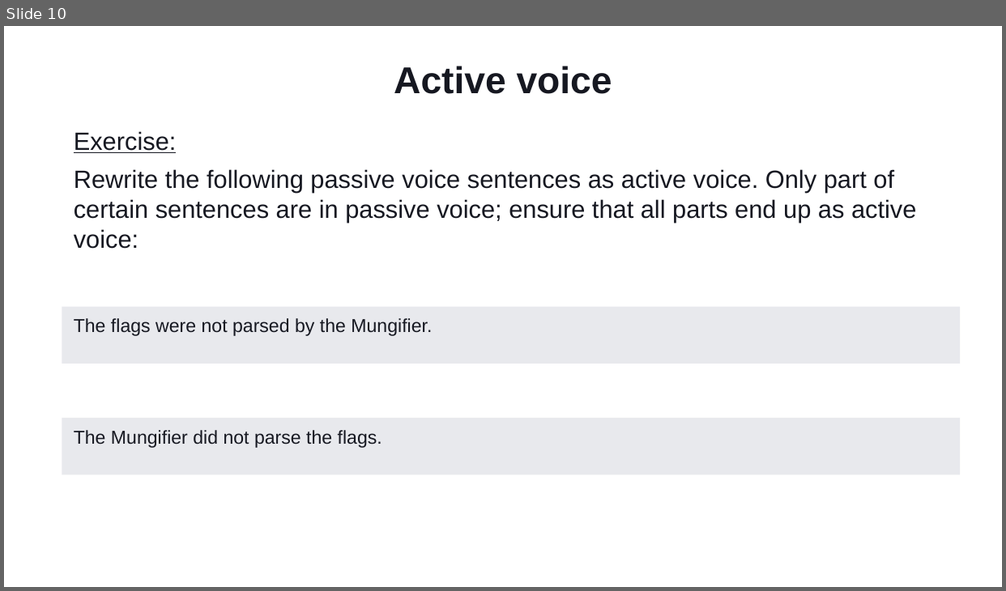
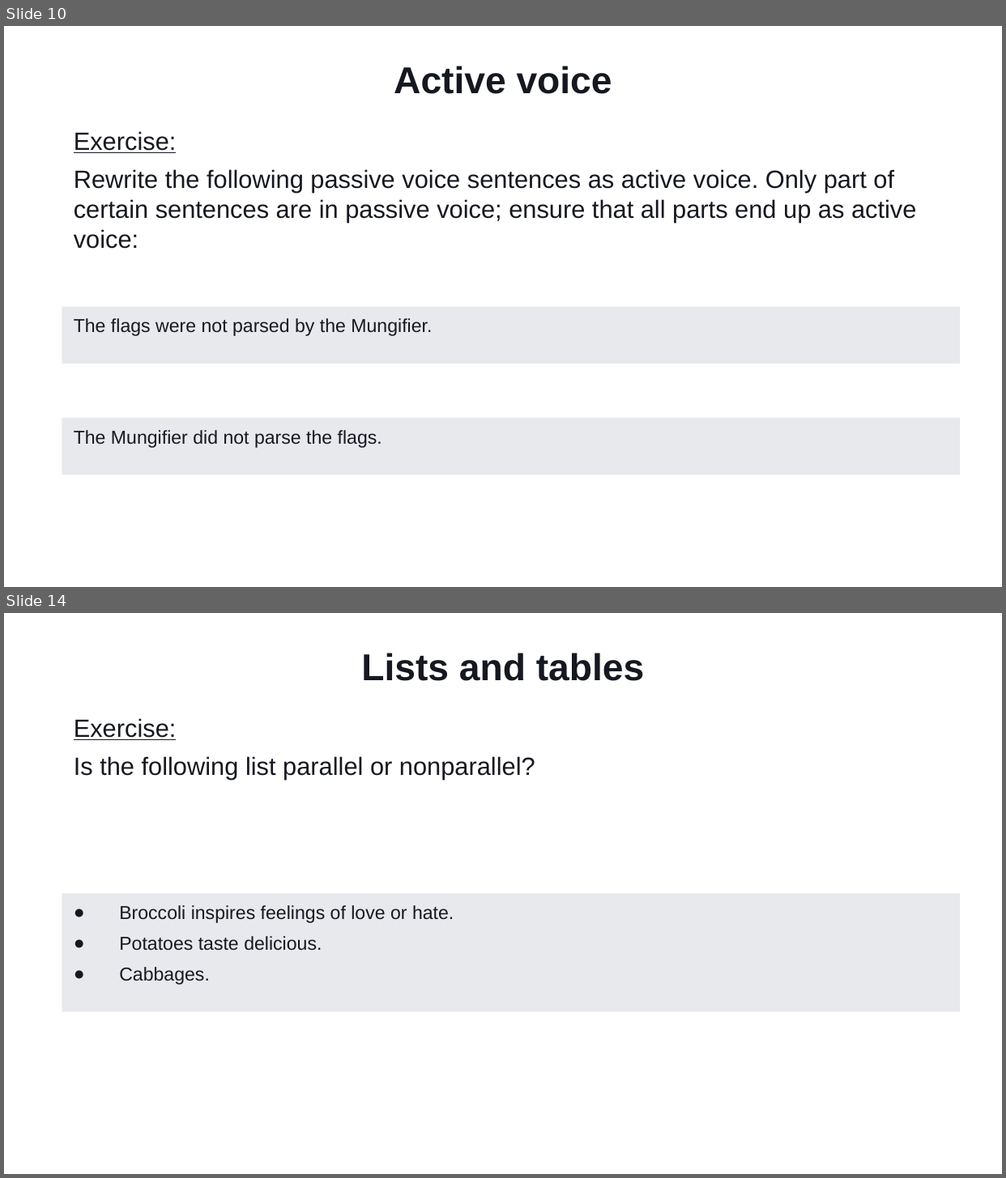
Before and after one commit to Ungerfall/ungerfall.github.io, a slide deck: presentation/tech-writing/tech-writing-azure-static-web-apps.pptx. Shown one above the other, each under a label of ours: slide 10 before the commit, slides 10 and 14 after it; the slides between them are not shown. The pictures are 1006x591 and 1006x1178 pixels, drawn with LibreOffice and Linux fonts; fonts in the diff are those of the drawing; background and template pictures are left out. Boxes give left, top, right and bottom in pixels: in the first picture for what was removed or moved away, otherwise in the second. Text is boxed around its words. In the diff, an @@ line names an element or a change of style, - is before the commit and + after.

```diff
--- a/presentation/tech-writing/tech-writing-azure-static-web-apps.pptx
+++ b/presentation/tech-writing/tech-writing-azure-static-web-apps.pptx
@@ slide 14 added at (x1=4, y1=613, x2=1002, y2=1174), background #FFFFFF @@
@@ title added at (x1=361, y1=653, x2=644, y2=681), 36 pt, text #161821, bold @@
+Lists and tables
@@ text added at (x1=74, y1=718, x2=535, y2=780), 24 pt, text #161821 @@
+Exercise:
+Is the following list parallel or nonparallel?
@@ rectangle added at (x1=62, y1=894, x2=960, y2=1012), fill #E8E9ED, 18 pt, text #161821 @@
+● Broccoli inspires feelings of love or hate.
+● Potatoes taste delicious.
+● Cabbages.
```
Also in this commit, not shown: 9 other slides added, 1 slide removed, 2 other files.
